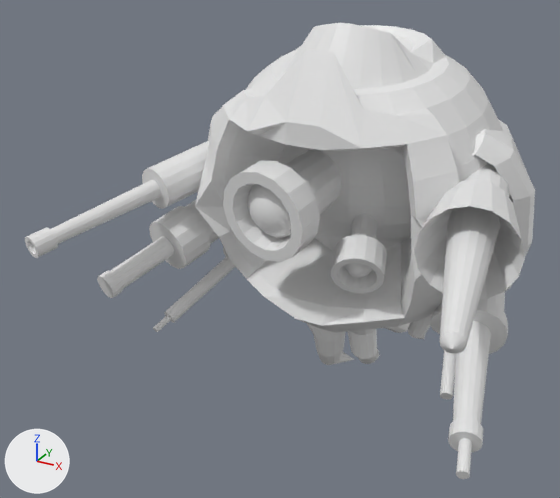
The Blender file Objects3D/destructor.blend: old version first, new version second.
Camera for both pictures: a 50 mm lens placed at (53.3, -133.6, 98.2), pointed at (-10.2, -18.2, 40.5). Arrows for +X, +Y and +Z are at lower left; the lights stay in place.

Objects in the first picture: 'bola', 'ojo1', 'ojo2', 'pipas_der', 'pipas_izq', 'tapas', 'tentaculos'.
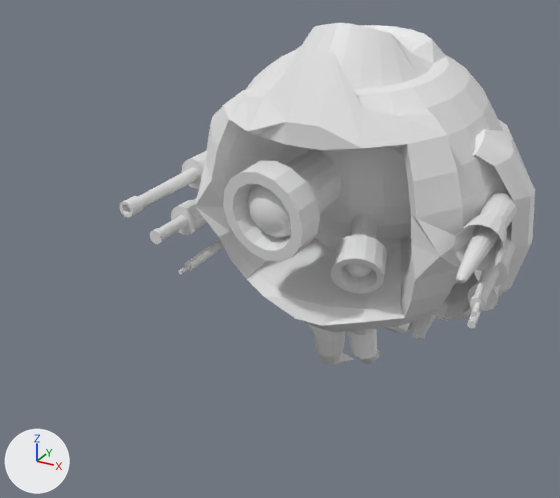
Boxes [x1, y1, x2, y2] around the edits, measured in the pictures (560 x 498 px):
'pipas_der', deleted
    before: [414, 163, 525, 479]
'pipas_izq', deleted
    before: [25, 141, 238, 332]
'pipa1i', added
    after: [454, 192, 517, 284]
'pipa1d', added
    after: [120, 150, 208, 217]
'pipa2i', added
    after: [470, 224, 515, 316]
'pipa2d', added
    after: [150, 198, 207, 244]
'pipa3d', added
    after: [178, 238, 224, 274]
'pipa3i', added
    after: [467, 280, 501, 329]

Diff of the bpy script that builds the scene:
```diff
--- a/Objects3D/destructor.blend.py
+++ b/Objects3D/destructor.blend.py
@@ ob_pipas_izq @@
-ob_pipas_izq = bpy.data.objects.new('pipas_izq', me_cylinder_010)
@@ ob_flaremetralleta6 @@
 ob_flaremetralleta6 = bpy.data.objects.new('flaremetralleta6', None)
-ob_flaremetralleta6.parent = ob_pipas_izq
 ob_flaremetralleta6.matrix_parent_inverse = Matrix(((1.0, 0.0, 0.0, 0.662), (0.0, 1.0, 0.0, 5.339), (0.0, 0.0, 1.0, -53.0), (0.0, 0.0, 0.0, 1.0)))
@@ ob_flareflame5 @@
 ob_flareflame5 = bpy.data.objects.new('flareflame5', None)
-ob_flareflame5.parent = ob_pipas_izq
 ob_flareflame5.matrix_parent_inverse = Matrix(((1.0, 0.0, 0.0, 0.662), (0.0, 1.0, 0.0, 5.339), (0.0, 0.0, 1.0, -53.0), (0.0, 0.0, 0.0, 1.0)))
@@ ob_flarecanon4 @@
 ob_flarecanon4 = bpy.data.objects.new('flarecanon4', None)
-ob_flarecanon4.parent = ob_pipas_izq
 ob_flarecanon4.matrix_parent_inverse = Matrix(((1.0, 0.0, 0.0, 0.662), (0.0, 1.0, 0.0, 5.339), (0.0, 0.0, 1.0, -53.0), (0.0, 0.0, 0.0, 1.0)))
@@ ob_pipas_der @@
-ob_pipas_der = bpy.data.objects.new('pipas_der', me_cylinder_012)
@@ ob_flaremetralleta3 @@
 ob_flaremetralleta3 = bpy.data.objects.new('flaremetralleta3', None)
-ob_flaremetralleta3.parent = ob_pipas_der
 ob_flaremetralleta3.matrix_parent_inverse = Matrix(((1.0, 0.0, 0.0, -1.569), (0.0, 1.0, 0.0, 6.083), (0.0, 0.0, 1.0, -52.79), (0.0, 0.0, 0.0, 1.0)))
@@ ob_flareflame2 @@
 ob_flareflame2 = bpy.data.objects.new('flareflame2', None)
-ob_flareflame2.parent = ob_pipas_der
 ob_flareflame2.matrix_parent_inverse = Matrix(((1.0, 0.0, 0.0, -1.569), (0.0, 1.0, 0.0, 6.083), (0.0, 0.0, 1.0, -52.79), (0.0, 0.0, 0.0, 1.0)))
@@ ob_flarelaser1 @@
 ob_flarelaser1 = bpy.data.objects.new('flarelaser1', None)
-ob_flarelaser1.parent = ob_pipas_der
 ob_flarelaser1.matrix_parent_inverse = Matrix(((1.0, 0.0, 0.0, -1.569), (0.0, 1.0, 0.0, 6.083), (0.0, 0.0, 1.0, -52.79), (0.0, 0.0, 0.0, 1.0)))
@@ ob_pipa3i @@
+ob_pipa3i = bpy.data.objects.new('pipa3i', me_cylinder_012_1)  # 96 vertices, 82 faces; spans x -1.9..3.8, y -23.6..0.2, z -3.4..2.1; in mat_untitled_001 (its picture is missing)
+ob_pipa3i.parent = ob_bola
+ob_pipa3i.location = (26.03, -1.912, 39.84)
@@ ob_pipa3d @@
+ob_pipa3d = bpy.data.objects.new('pipa3d', me_cylinder_010_1)  # 96 vertices, 82 faces; spans x -3.0..2.2, y -28.6..1.1, z -3.4..2.1; in mat_untitled_001 (its picture is missing)
+ob_pipa3d.parent = ob_bola
+ob_pipa3d.location = (-23.87, 0.0696, 38.94)
@@ ob_pipa1i @@
+ob_pipa1i = bpy.data.objects.new('pipa1i', me_cylinder_000)  # 97 vertices, 97 faces; spans x -2.9..4.5, y -28.4..-0.1, z -4.3..3.1; in mat_untitled_001 (its picture is missing)
+ob_pipa1i.parent = ob_bola
+ob_pipa1i.location = (27.29, -9.478, 52.63)
@@ ob_pipa2i @@
+ob_pipa2i = bpy.data.objects.new('pipa2i', me_cylinder_001)  # 160 vertices, 146 faces; spans x -1.9..4.8, y -32.5..0.3, z -3.8..2.3; in mat_untitled_001 (its picture is missing)
+ob_pipa2i.parent = ob_bola
+ob_pipa2i.location = (26.57, -0.291, 46.33)
@@ ob_pipa1d @@
+ob_pipa1d = bpy.data.objects.new('pipa1d', me_cylinder_002)  # 113 vertices, 113 faces; spans x -3.2..3.4, y -32.2..1.7, z -3.1..3.5; in mat_untitled_001 (its picture is missing)
+ob_pipa1d.parent = ob_bola
+ob_pipa1d.location = (-27.48, -6.416, 52.81)
@@ ob_pipa2d @@
+ob_pipa2d = bpy.data.objects.new('pipa2d', me_cylinder_003)  # 129 vertices, 129 faces; spans x -3.8..2.3, y -26.0..1.4, z -3.7..2.8; in mat_untitled_001 (its picture is missing)
+ob_pipa2d.parent = ob_bola
+ob_pipa2d.location = (-27.48, -5.335, 45.07)
```
